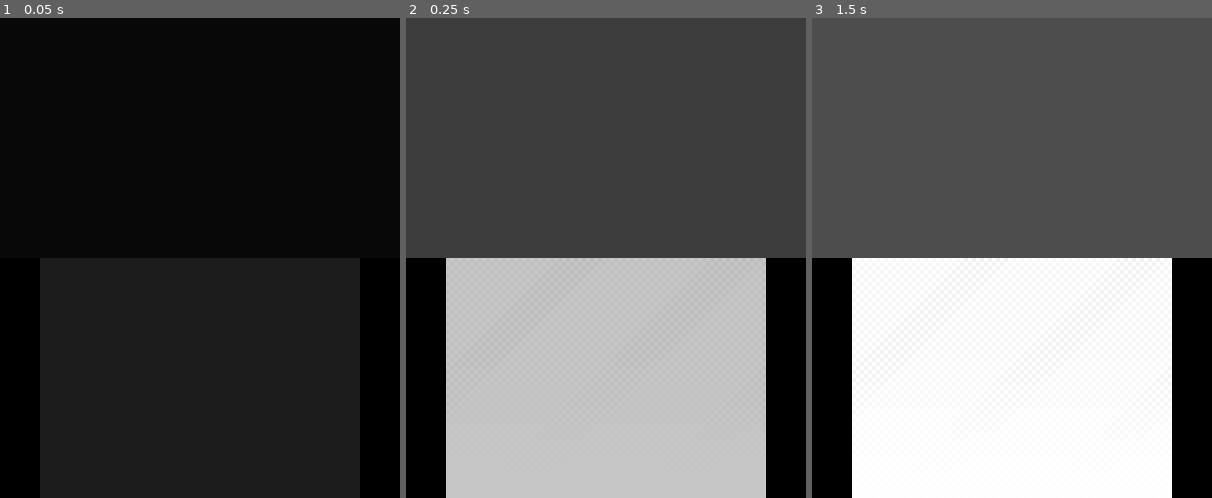
Above: before the commit, frames 1-3 (left to right).
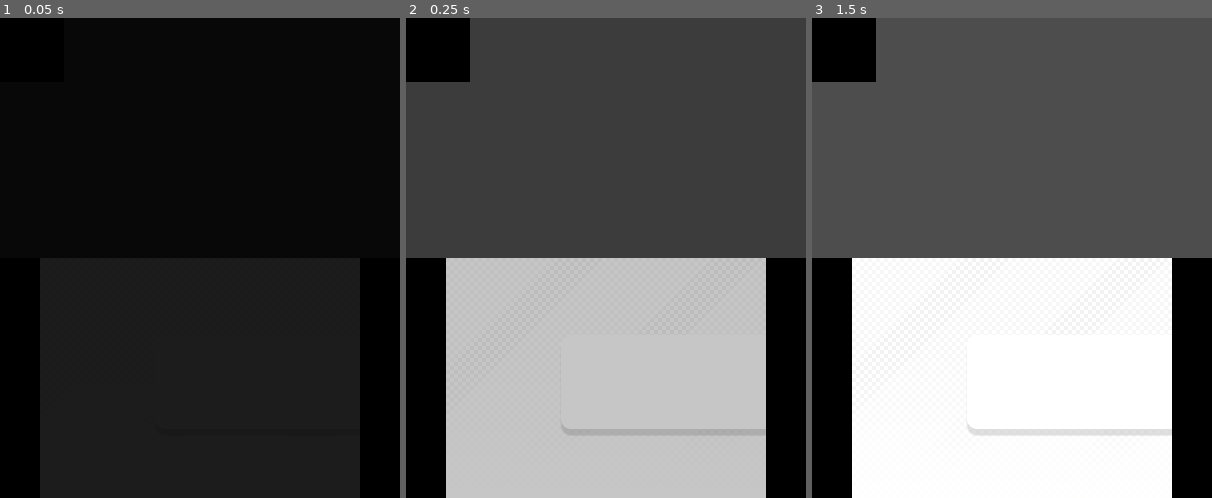
Above: after the commit, the same moments.

Repository: KevFR8/Nanica-3DX
Game: Godot game, scene res://scene/ui/main/main.tscn
The game is run twice, just before and just after one commit, with the same random seed, the same clock (stepped at 60 frames per second) and the same inputs. Video files are missing from this copy of the repository; at most half a second of black plays in their place.
Inputs:
- Up to frame 1 (0.05 s): no input
- Up to frame 2 (0.25 s): no input
- Up to frame 3 (1.5 s): tap Enter at 1.25 s

The runs differ from the first frame. In frame 2, 2.3% of the frame differs, in the area x 0-90%, y 0-87%; in frame 3, 2.8%.

Commit message:
Adding top menu animation

Diff:
--- a/scene/ui/main/main.tscn
+++ b/scene/ui/main/main.tscn
@@ -1,7 +1,18 @@
-[gd_scene load_steps=4 format=3 uid="uid://cfv3y62xgdjw0"]
+[gd_scene load_steps=5 format=3 uid="uid://cfv3y62xgdjw0"]
 
-[ext_resource type="Texture2D" uid="uid://bl240okc5nwig" path="res://Nanica_3DX_Home_Screen_(KevFR's_remade).png" id="1_akhef"]
 [ext_resource type="Texture2D" uid="uid://pdomkga7tg3q" path="res://asset/texture/bg/main/bottom_home_menu_bg.png" id="1_ngllu"]
+[ext_resource type="VideoStream" path="res://asset/texture/bg/main/top_home_bg.ogg.ogv" id="3_mcyic"]
+
+[sub_resource type="StyleBoxFlat" id="StyleBoxFlat_gd3su"]
+bg_color = Color(1, 1, 1, 1)
+border_color = Color(1, 1, 1, 1)
+border_blend = true
+corner_radius_top_left = 10
+corner_radius_bottom_left = 10
+corner_detail = 20
+shadow_color = Color(0, 0, 0, 0.121569)
+shadow_size = 2
+shadow_offset = Vector2(1, 5.655)
 
 [sub_resource type="StyleBoxFlat" id="StyleBoxFlat_wylxy"]
 bg_color = Color(0, 0, 0, 1)
@@ -14,25 +25,36 @@
 grow_horizontal = 2
 grow_vertical = 2
 
-[node name="Sprite2D" type="Sprite2D" parent="."]
+[node name="Top" type="VideoStreamPlayer" parent="."]
+layout_mode = 0
+offset_right = 400.0
+offset_bottom = 240.0
+stream = ExtResource("3_mcyic")
+autoplay = true
+loop = true
+
+[node name="Bottom" type="Sprite2D" parent="."]
 position = Vector2(200, 360)
 texture = ExtResource("1_ngllu")
 
 [node name="Panel" type="Panel" parent="."]
+offset_left = 155.0
+offset_top = 317.0
+offset_right = 400.0
+offset_bottom = 411.0
+theme_override_styles/panel = SubResource("StyleBoxFlat_gd3su")
+
+[node name="ScreenBorderLeft" type="Panel" parent="."]
 layout_mode = 2
 offset_top = 240.0
 offset_right = 40.0
 offset_bottom = 480.0
 theme_override_styles/panel = SubResource("StyleBoxFlat_wylxy")
 
-[node name="Panel2" type="Panel" parent="."]
+[node name="ScreenBorderRight" type="Panel" parent="."]
 layout_mode = 2
 offset_left = 360.0
 offset_top = 240.0
 offset_right = 400.0
 offset_bottom = 480.0
 theme_override_styles/panel = SubResource("StyleBoxFlat_wylxy")
-
-[node name="Nanica3dxHomeScreen(kevFr\'sRemade)" type="Sprite2D" parent="."]
-position = Vector2(716, 242)
-texture = ExtResource("1_akhef")
Not shown, added: asset/texture/bg/main/top_home_bg.ogg.ogv
